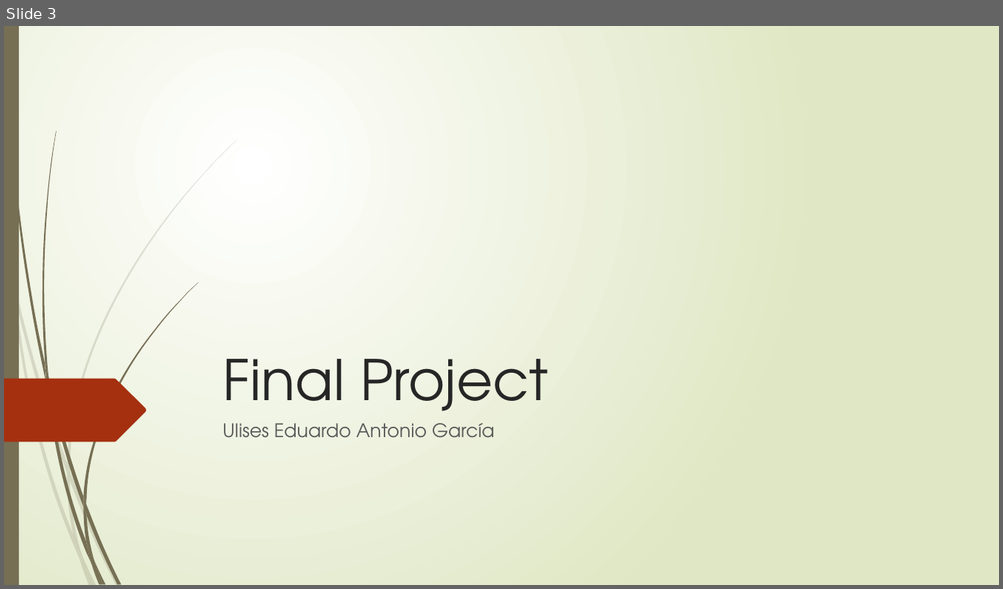
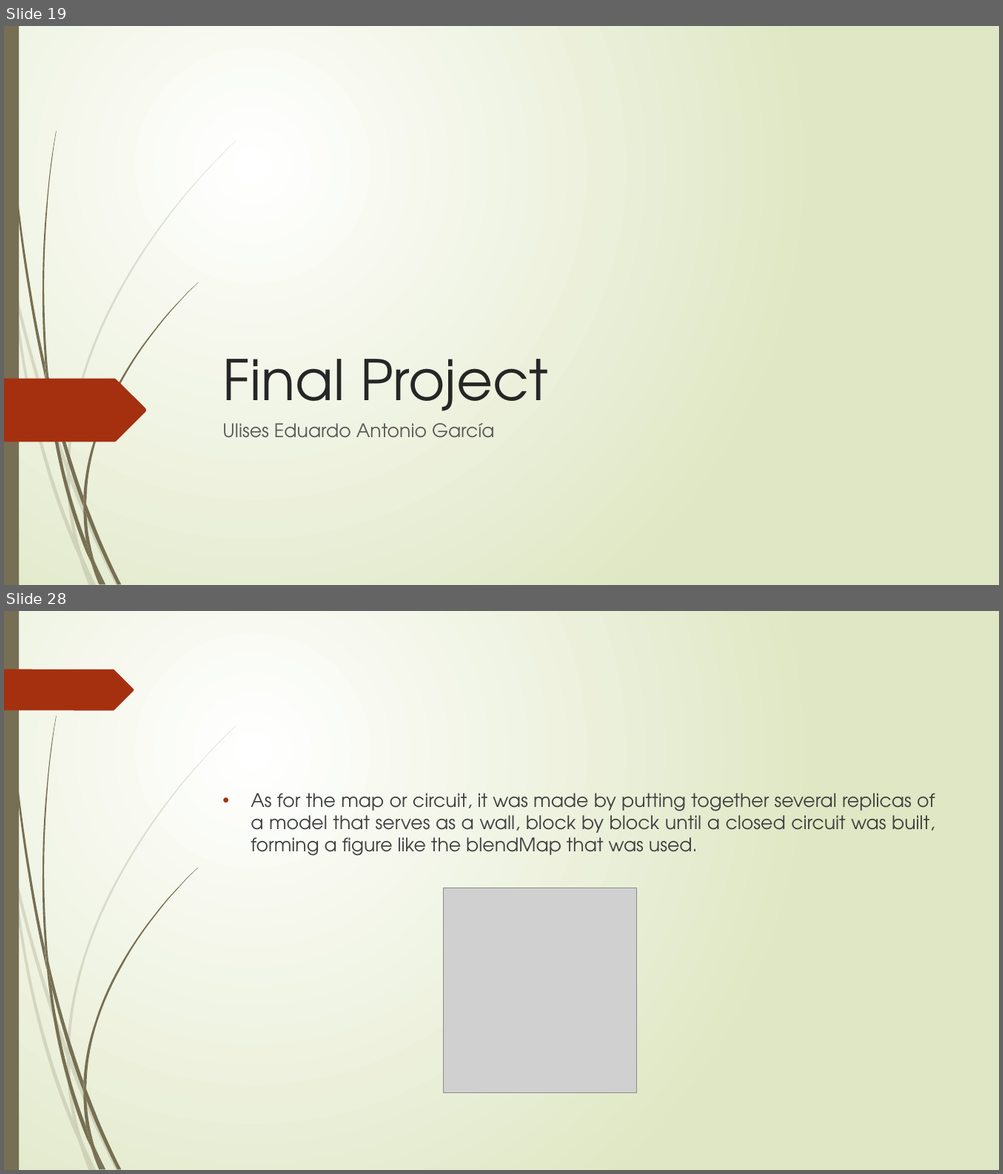
Before and after one commit to gitloot/ComputacionGraficaAvanzada, a slide deck: DocumentacionProyecto/PresentacionES_EN.pptx. Shown one above the other, each under a label of ours: slide 3 before the commit, slides 19 and 28 after it; the slides between them are not shown. The pictures are 1003x589 and 1003x1174 pixels, drawn with LibreOffice and Linux fonts; fonts in the diff are those of the drawing; grey boxes stand for pictures. Boxes give left, top, right and bottom in pixels: in the first picture for what was removed or moved away, otherwise in the second. Text is boxed around its words. In the diff, an @@ line names an element or a change of style, - is before the commit and + after.

```diff
--- a/DocumentacionProyecto/PresentacionES_EN.pptx
+++ b/DocumentacionProyecto/PresentacionES_EN.pptx
@@ slide 28 added at <box>4,611,999,1170</box>, background gradient #FFFFFF to #DFE8C4; not listed: 23 template elements that a slide beside it also shows @@
@@ freeform shape added at <box>4,669,134,710</box>, fill #A53010 @@
@@ text added at <box>250,793,934,856</box>, 18 pt, text #404040 @@
+• As for the map or circuit, it was made by putting together several replicas of a model that serves as a wall, block by block until a closed circuit was built, forming a figure like the blendMap that was used.
@@ picture added at <box>444,888,636,1093</box> @@
@@ what was slide 3 is now slide 19 @@
```
Also in this commit, not shown: 33 other slides added, 1 slide removed, 1 other file.
